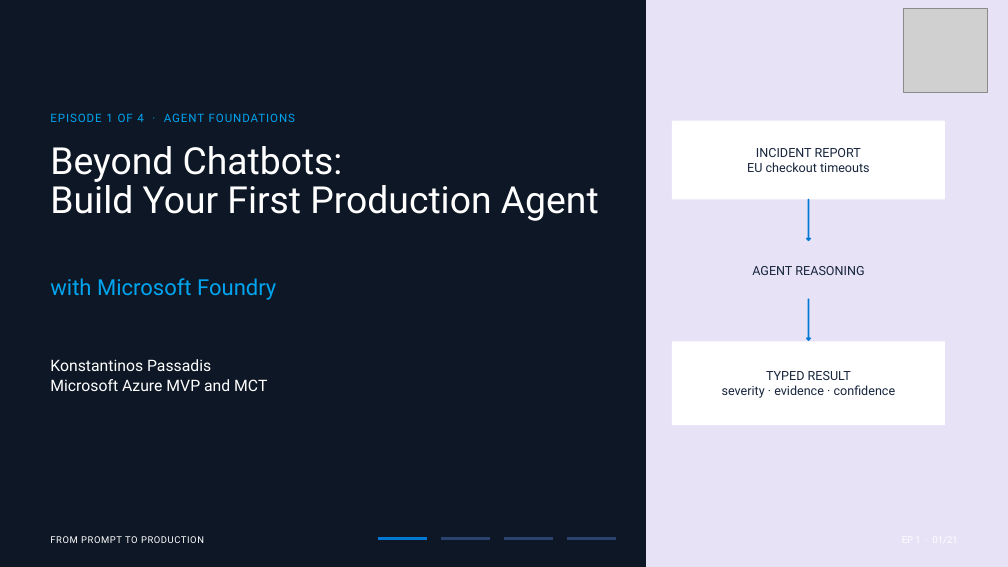
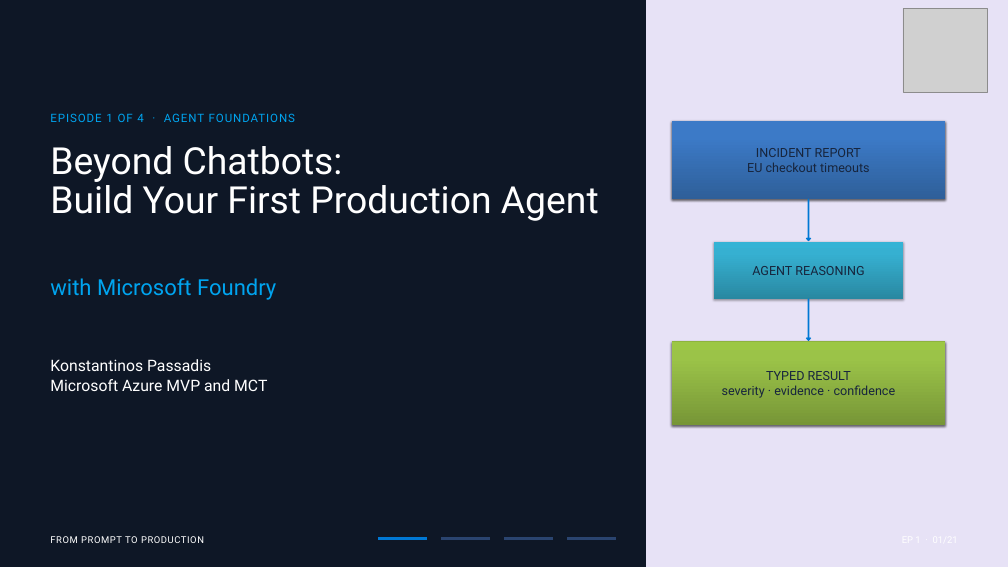
Before and after one commit to passadis/reactor-atlas-labs, a slide deck: slide 1 of _labpack/Agent Foundations - ATLAS.pptx. Drawn at 1008x567 pixels with LibreOffice and Linux fonts; fonts in the diff are those of the drawing; grey boxes stand for pictures. Boxes give left, top, right and bottom in pixels: in the first picture for what was removed or moved away, otherwise in the second. Text is boxed around its words. In the diff, an @@ line names an element or a change of style, - is before the commit and + after.

```diff
--- a/_labpack/Agent Foundations - ATLAS.pptx
+++ b/_labpack/Agent Foundations - ATLAS.pptx
@@ rectangle "INCIDENT REPORT" at (x1=672, y1=121, x2=945, y2=199): fill none to gradient #2F5F99 to #3D7CC7 to #3A7CCB; shadow on @@
@@ freeform shape at (x1=672, y1=121, x2=945, y2=200): fill #FFFFFF to gradient #2F5F99 to #3D7CC7 to #3A7CCB; shadow on @@
@@ rectangle "AGENT REASONING" at (x1=714, y1=242, x2=903, y2=299): fill none to gradient #2A88A2 to #37B1D2 to #34B4D6; shadow on @@
@@ 3 rectangles moved together from (x1=722, y1=148, x2=896, y2=398) to (x1=672, y1=121, x2=945, y2=425) @@
@@ rectangle "TYPED RESULT" at (x1=672, y1=342, x2=945, y2=425): fill none to gradient #779737 to #9BC348 to #9DC746; shadow on @@
@@ freeform shape at (x1=672, y1=341, x2=945, y2=425): fill #FFFFFF to gradient #779737 to #9BC348 to #9DC746; shadow on @@
```
Also in this commit, not shown: 7 other slides changed, 1 slide added, 1 other file.
